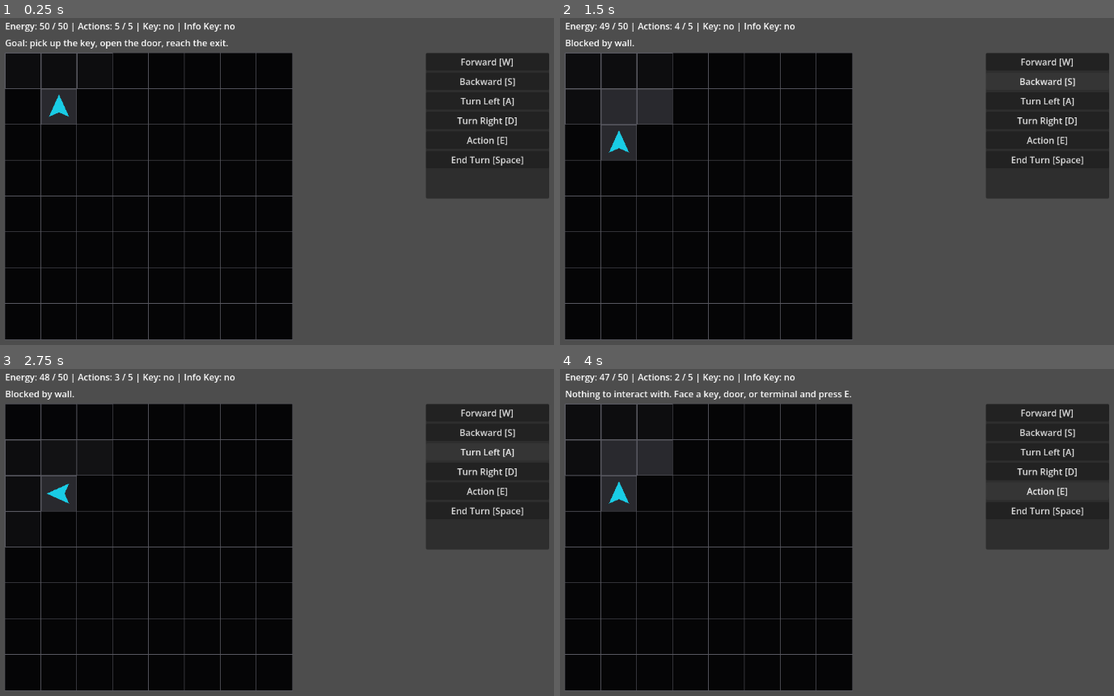
Above: before the commit, frames 1-4 (two rows, left to right).
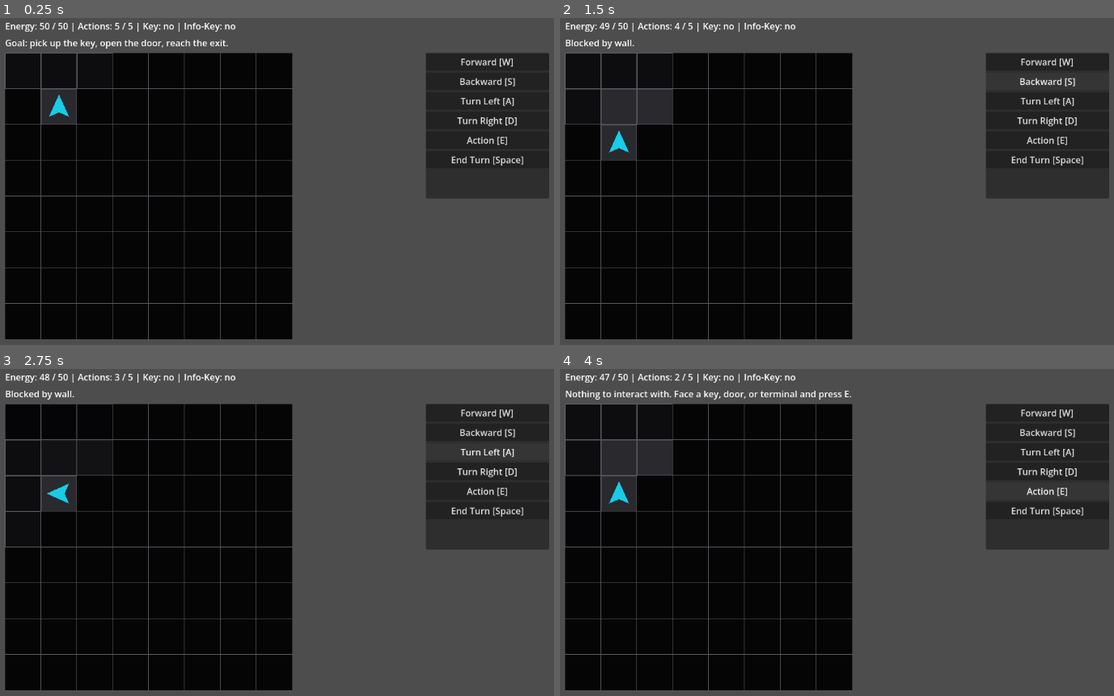
Above: after the commit, the same moments.

Repository: JUSTConnect/bibop
Game: Godot game, scene res://scenes/main.tscn
The game is run twice, just before and just after one commit, with the same random seed, the same clock (stepped at 60 frames per second) and the same inputs.
Inputs:
- Up to frame 1 (0.25 s): no input
- Up to frame 2 (1.5 s): click "Forward [W]" at 0.5 s; click "Backward [S]" at 1.25 s
- Up to frame 3 (2.75 s): click "Turn Left [A]" at 2 s
- Up to frame 4 (4 s): click "Turn Right [D]" at 2.75 s; click "Action [E]" at 3.5 s

The runs differ from the first frame. In frame 1, less than 0.1% of the frame differs, in the area x 36-43%, y 1-5%; in frame 2, less than 0.1%; in frame 3, less than 0.1%; in frame 4, less than 0.1%.

Commit message:
Update game_ui.gd

Diff:
--- a/scripts/ui/game_ui.gd
+++ b/scripts/ui/game_ui.gd
@@ -7,7 +7,11 @@
 @onready var hint_label: Label = $HintLabel
 @onready var command_panel: PanelContainer = $CommandPanel
 @onready var box_screen: Control = $BoxScreen
-
+@onready var box_status_label: Label = $BoxScreen/PanelContainer/VBoxContainer/StatusLabel
+@onready var box_module_label: Label = $BoxScreen/PanelContainer/VBoxContainer/ModuleLabel
+@onready var charge_button: Button = $BoxScreen/PanelContainer/VBoxContainer/ButtonRow/ChargeButton
+@onready var install_module_button: Button = $BoxScreen/PanelContainer/VBoxContainer/ButtonRow/InstallModuleButton
+@onready var start_mission_button: Button = $BoxScreen/PanelContainer/VBoxContainer/ButtonRow/StartMissionButton
 @onready var move_forward_button: Button = $CommandPanel/CommandList/MoveForwardButton
 @onready var move_backward_button: Button = $CommandPanel/CommandList/MoveBackwardButton
 @onready var turn_left_button: Button = $CommandPanel/CommandList/TurnLeftButton
@@ -40,18 +44,32 @@
 	interact_button.pressed.connect(_on_interact_pressed)
 	end_turn_button.pressed.connect(_on_end_turn_pressed)
 
+	charge_button.pressed.connect(_on_charge_button_pressed)
+
 	bipob.status_changed.connect(update_status)
 	bipob.hint_requested.connect(show_hint)
 	bipob.mission_completed.connect(show_box_screen)
 
 	update_status()
+
+func _on_charge_button_pressed() -> void:
+	bipob.charge_to_full()
+	update_status()
+	update_box_status()
+
 func show_box_screen() -> void:
 	box_screen.visible = true
 	command_panel.visible = false
 	update_box_status()
 
 func update_box_status() -> void:
-	print("Box screen opened.")
+	if bipob == null:
+		return
+
+	box_status_label.text = "Energy: %d / %d" % [
+		bipob.energy,
+		bipob.max_energy
+	]
 
 func show_hint(message: String) -> void:
 	hint_label.text = message
@@ -92,7 +110,7 @@
 	if bipob.has_info_key:
 		info_key_text = "yes"
 
-	status_label.text = "Energy: %d / %d | Actions: %d / %d | Key: %s | Info Key: %s" % [
+	status_label.text = "Energy: %d / %d | Actions: %d / %d | Key: %s | Info-Key: %s" % [
 		bipob.energy,
 		bipob.max_energy,
 		bipob.actions_left,
